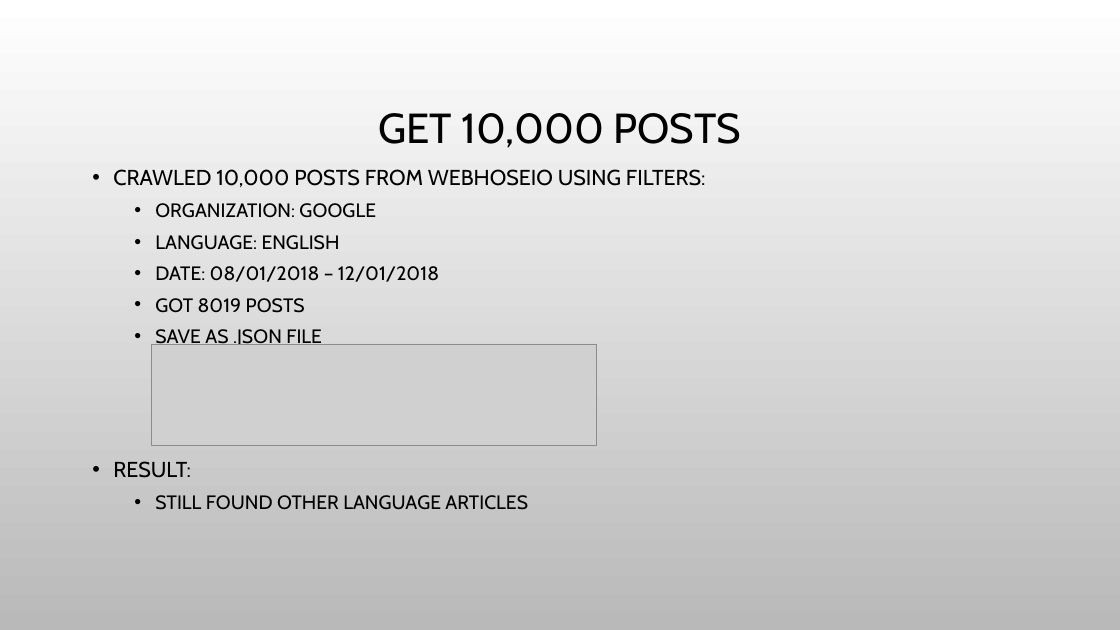
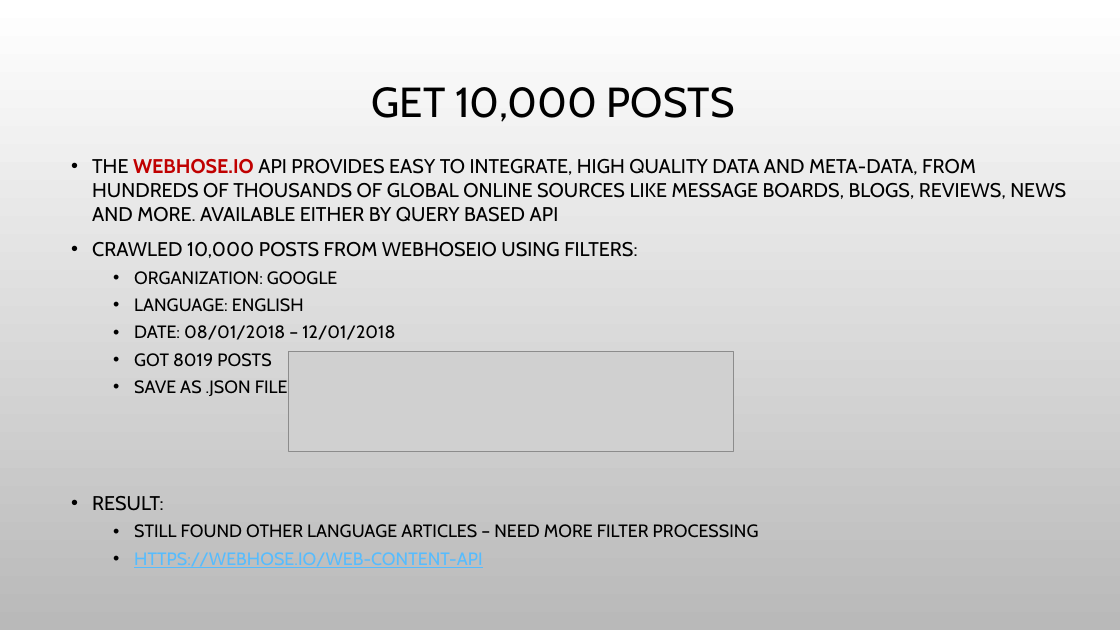
Before and after one commit to perrysou/ANLY540, a slide deck: slide 4 of Presentation1.pptx (slide 2 before the commit). Drawn at 1120x630 pixels with LibreOffice and Linux fonts; fonts in the diff are those of the drawing; grey boxes stand for pictures; background and template pictures are left out. Boxes give left, top, right and bottom in pixels: in the first picture for what was removed or moved away, otherwise in the second. Text is boxed around its words. In the diff, an @@ line names an element or a change of style, - is before the commit and + after.

Commit message:
ppt
ppt

```diff
--- a/Presentation1.pptx
+++ b/Presentation1.pptx
@@ title "GET 10,000 POSTS": place and size @@
-title "GET 10,000 POSTS" at bbox=[378, 113, 742, 148]
+title "GET 10,000 POSTS" at bbox=[372, 87, 735, 122]
@@ text "THE WEBHOSE.IO API PROVIDES EASY ...": place and size @@
-text "THE WEBHOSE.IO API PROVIDES EASY ..." at bbox=[113, 169, 706, 510]
+text "THE WEBHOSE.IO API PROVIDES EASY ..." at bbox=[92, 159, 1066, 538]
@@ text at bbox=[92, 159, 1066, 222]: paragraph added @@
+• THE WEBHOSE.IO API PROVIDES EASY TO INTEGRATE, HIGH QUALITY DATA AND META-DATA, FROM HUNDREDS OF THOUSANDS OF GLOBAL ONLINE SOURCES LIKE MESSAGE BOARDS, BLOGS, REVIEWS, NEWS AND MORE. AVAILABLE EITHER BY QUERY BASED API
@@ text at bbox=[92, 242, 637, 511]: size 18.5 to 17 pt in "CRAWLED 10,000 POSTS FROM WEBHOSEIO USING FILTERS:", "RESULT:"; size 16.6 to 15.3 pt in "ORGANIZATION: GOOGLE", "LANGUAGE: ENGLISH", "DATE: 08/01/2018 – 12/01/2018", "GOT 8019 POSTS" and 1 more places; line spacing 1.1 to 1 @@
@@ picture: place and size @@
-picture at bbox=[152, 344, 597, 444]
+picture at bbox=[289, 351, 734, 451]
@@ text at bbox=[134, 524, 759, 538]: text changed; size 16.6 to 15.3 pt @@
-  • STILL FOUND OTHER LANGUAGE ARTICLES
+  • STILL FOUND OTHER LANGUAGE ARTICLES – NEED MORE FILTER PROCESSING
+  • HTTPS://WEBHOSE.IO/WEB-CONTENT-API
```
Also in this commit, not shown: 1 other slide changed, 2 slides added.
